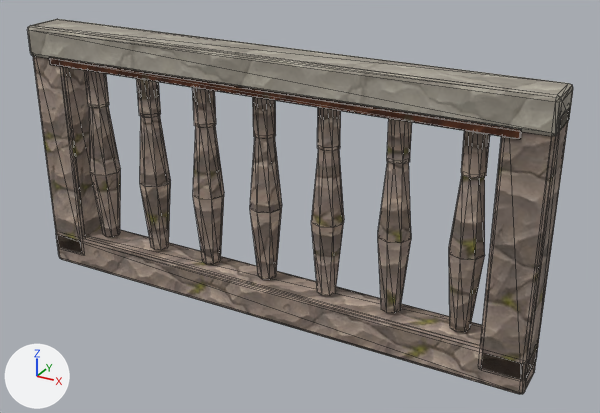
The glTF model assets/models/build/railing__cut_stone.glb, before and after one commit.
Rendered twice from a 50 mm camera at (1.43, -2.35, 1.64) aimed at (0.12, 0.04, 0.44). Every picture has the same lights, and +X, +Y and +Z are marked at lower left. The picture after the commit comes second. Mesh edges are drawn as thin lines. Vertices at exactly the same position are counted once.

In view in the first picture: 'model'.
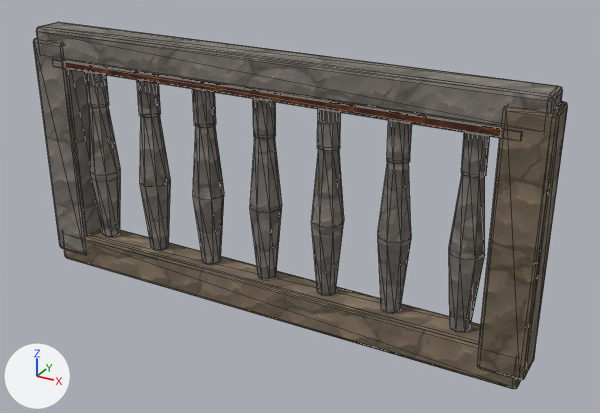
The change in detail:
Picture 'warmstone_a' (img_warmstone_a) is new.
Picture 'warmstone_c' (img_warmstone_c) is new.
Picture 'greystone_c' (img_greystone_c) is new.
Material 'warmstone_a' (mat_warmstone_a) is new.
Its texture is img_warmstone_a.
Its roughness is 0.9.
Material 'warmstone_c' (mat_warmstone_c) is new.
Its texture is img_warmstone_c.
Its roughness is 0.9.
Material 'greystone_c' (mat_greystone_c) is new.
Its texture is img_greystone_c.
Its roughness is 0.9.
me_cube_004 is used by ob_model.
me_cube_004 had 560 vertices, 1128 faces and spanned x -1.0..1.0, y -0.09..0.09, z 0.0..1.0.
me_cube_004 now has 560 vertices, 1128 faces and spans x -0.99..0.99, y -0.07..0.07, z 0.01..0.99.
me_cube_004 part 1: the loose piece of 56 vertices spanning x -0.9..0.9, y -0.08..-0.07, z 0.86..0.89 is moved by (0.0, 0.01, -0.01).
me_cube_004 part 2: the loose piece of 56 vertices spanning x -1.0..1.0, y -0.08..0.08, z 0.0..0.14 is scaled about the mesh origin by (0.975, 0.851, 1), in mat_warmstone_c (picture img_warmstone_c).
me_cube_004 part 3: the loose piece of 56 vertices spanning x -1.0..1.0, y -0.09..0.09, z 0.88..1.0 is scaled about the mesh origin by (0.975, 0.74, 1), in mat_greystone_c (picture img_greystone_c).
Part 4, on me_cube_004:
44 vertices are removed from x -1.0..1.0, y -0.08..0.08, z 0.05..0.95.
182 faces are deleted.
9 vertices in x -1.0..-0.85, y -0.08..-0.06, z 0.05..0.95 move by (0.01, 0.01, 0.0).
9 vertices in x 0.85..1.0, y 0.06..0.08, z 0.05..0.95 move by (-0.01, -0.01, 0.0).
8 vertices in x -1.0..-0.85, y 0.06..0.07, z 0.05..0.95 move by (0.01, -0.01, 0.0).
8 vertices in x 0.85..1.0, y -0.07..-0.06, z 0.05..0.95 move by (-0.01, 0.01, 0.0).
3 vertices in x -0.99..0.99, y -0.07, z 0.06..0.93 move by (0.0, 0.01, 0.0).
3 vertices in x -0.99..0.99, y 0.07, z 0.06..0.93 move by (0.0, -0.01, 0.0).
22 vertices move from x -1.0..1.0, y -0.07..0.07, z 0.93..0.95 to x -0.99..0.99, y -0.07..0.07, z 0.94..0.95.
31 vertices are added at x -0.99..0.99, y -0.07..0.07, z 0.05..0.95.
8 new vertices lie (0.0, 0.0, -0.87) away from vertices in x -0.99..0.99, y -0.07..0.07, z 0.94..0.95.
5 new vertices lie (0.0, -0.1, 0.0) away from vertices in x -0.85..1.0, y -0.06..0.05, z 0.05..0.95.
91 new faces join them, mat_greystone_c (picture img_greystone_c).
91 new faces join them, mat_warmstone_a (picture img_warmstone_a).
me_cube_004 part 5: 613 faces spanning x -0.99..0.81, y -0.07..0.07, z 0.05..0.95 switch from mat_stone_c (picture img_stone_c) to mat_greystone_c (picture img_greystone_c).
me_cube_004 part 6: 25 faces spanning x 0.84..0.99, y -0.07..0.07, z 0.05..0.95 switch from mat_stone_a (picture img_stone_a) to mat_warmstone_a (picture img_warmstone_a).
me_cube_004 no longer uses material mat_limestone_c (picture img_limestone_c).
me_cube_004 gains material mat_warmstone_c (picture img_warmstone_c).

Location of each change, (x1, y1, x2, y2) in pixels of the pictures (600 x 413 px; the box of a moved part takes in the faces that stretch with it):
'model', reshaped: before (27, 19, 573, 394); after (33, 22, 568, 389)
part 1 of me_cube_004, moved or reshaped: before (49, 58, 521, 139); after (62, 60, 504, 138)
part 2 of me_cube_004, moved or reshaped: before (56, 228, 538, 394); after (64, 227, 521, 389)
part 3 of me_cube_004, moved or reshaped: before (27, 19, 573, 136); after (36, 22, 563, 127)
part 4 of me_cube_004, moved or reshaped: before (33, 56, 570, 380); after (33, 38, 568, 380)
part 5 of me_cube_004, recoloured: before (84, 70, 490, 332); after (60, 43, 490, 332)
part 6 of me_cube_004, recoloured: after (505, 101, 568, 116)
